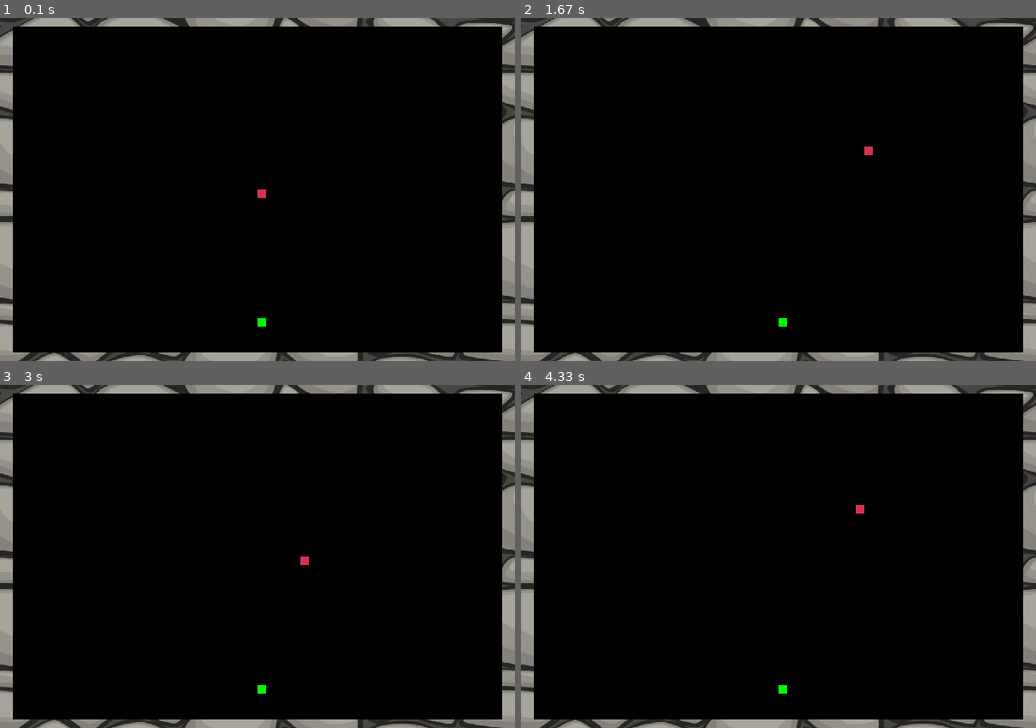
Above: before the commit, frames 1-4 (two rows, left to right).
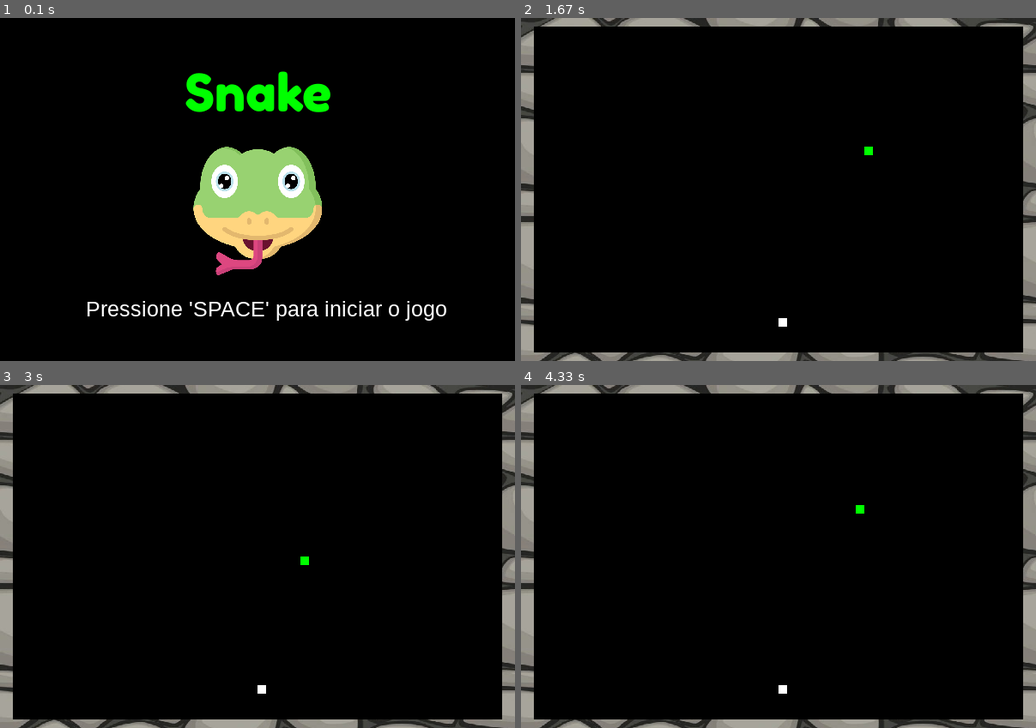
Above: after the commit, the same moments.

Repository: samara-c/snake_modificado_pygame
Game: pygame game, started from snake.py
Same seed, same stepped clock (60 frames per second), same inputs: the game is played once before the commit and once after it.
Inputs:
- Up to frame 1 (0.1 s): no input
- Up to frame 2 (1.67 s): tap Space at 0.33, 0.73, 1.03, 1.23, 1.57 s; hold Right 0.67-1.13 s; hold Up 1.17-1.47 s; hold Right from 1.5 s (still down)
- Up to frame 3 (3 s): tap Space at 1.87, 2.07, 2.37, 2.63, 2.97 s; release Right at 1.97 s; hold Left 2-2.53 s; hold Down 2.57-2.87 s; hold Left from 2.9 s (still down)
- Up to frame 4 (4.33 s): release Left at 3.3 s; hold Up 3.33-3.7 s; tap Space at 3.4, 3.8, 4.1 s; hold Right from 3.73 s (still down)

The runs differ from the first frame. In frame 1, 19% of the frame differs, in the area x 0-100%, y 0-100%; in frame 2, less than 0.1%; in frame 3, less than 0.1%; in frame 4, less than 0.1%.

Commit message:
tela de inicio adicionada

Diff:
--- a/snake.py
+++ b/snake.py
@@ -33,12 +33,31 @@
 score_font = pygame.font.SysFont("arial", 25)
 
 path_fundo = "chao.jpg"
+path_snake_inicio = "snake.png"
+
 fundo = pygame.image.load(path_fundo).convert_alpha()
 fundo = pygame.transform.scale(fundo, (600, 400))
 
+snake_inicio = pygame.image.load(path_snake_inicio).convert_alpha()
+snake_inicio = pygame.transform.scale(snake_inicio, (150, 150))
+
+snake_font = pygame.font.Font("FredokaOne-Regular.ttf",60)
+
 def monta_fundo():
     dis.blit(fundo, (0,0))
 
+def desenha_snake(snake):
+    if snake == 1:
+        dis.blit(snake_inicio, (225,150))
+
+
+def escreve_instrucao():
+     mesg = font_style.render("Pressione 'SPACE' para iniciar o jogo", True, white)
+     dis.blit(mesg, (100, 325))
+
+def escreve_titulo():
+     texto = snake_font.render("Snake", True, green)
+     dis.blit(texto, (215, 50))
 
 
 
@@ -52,7 +71,7 @@
 
 def our_snake(snake_block, snake_list):
     for x in snake_list:
-        pygame.draw.rect(dis, red, [x[0], x[1], snake_block, snake_block])
+        pygame.draw.rect(dis, green, [x[0], x[1], snake_block, snake_block])
 
 
 def message(msg, color):
@@ -98,7 +117,7 @@
     pontos = 0
     multiplicador = 1
 
-
+    inicio = False
 
 
     x1 = dis_width / 2
@@ -115,7 +134,29 @@
 
     temporizador = 180
 
+
+    while inicio == False:
+            dis.fill(black)
+            desenha_snake(1)
+            escreve_instrucao()
+            escreve_titulo()
+            temporizador = 180
+            multiplicador = 1
+            pygame.display.update()
+
+
+            for event in pygame.event.get():
+                if event.type == pygame.QUIT:
+                    pygame.quit()
+
+                if event.type == pygame.KEYDOWN:
+                    if event.key == pygame.K_SPACE:
+                        inicio = True
+
     while not game_over:
+
+
+
 
         while game_close == True:
             dis.fill(black)
@@ -176,7 +217,7 @@
         y1 += y1_change
         monta_fundo()
         desenha_ret(tam_ret_x, tam_ret_y, pos_x, pos_y)
-        pygame.draw.rect(dis, green, [foodx, foody, snake_block, snake_block])
+        pygame.draw.rect(dis, white, [foodx, foody, snake_block, snake_block])
         snake_Head = []
         snake_Head.append(x1)
         snake_Head.append(y1)
Binary file added: FredokaOne-Regular.ttf
Binary file added: snake.png
Binary file added: snake_2.png
